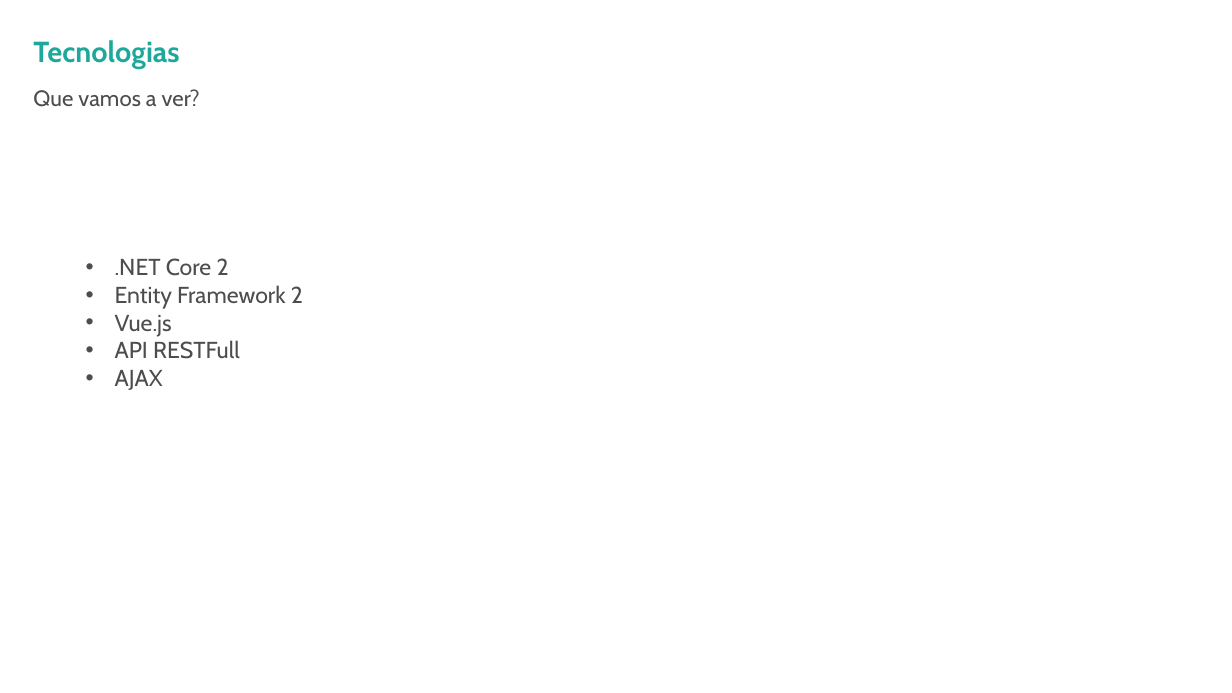
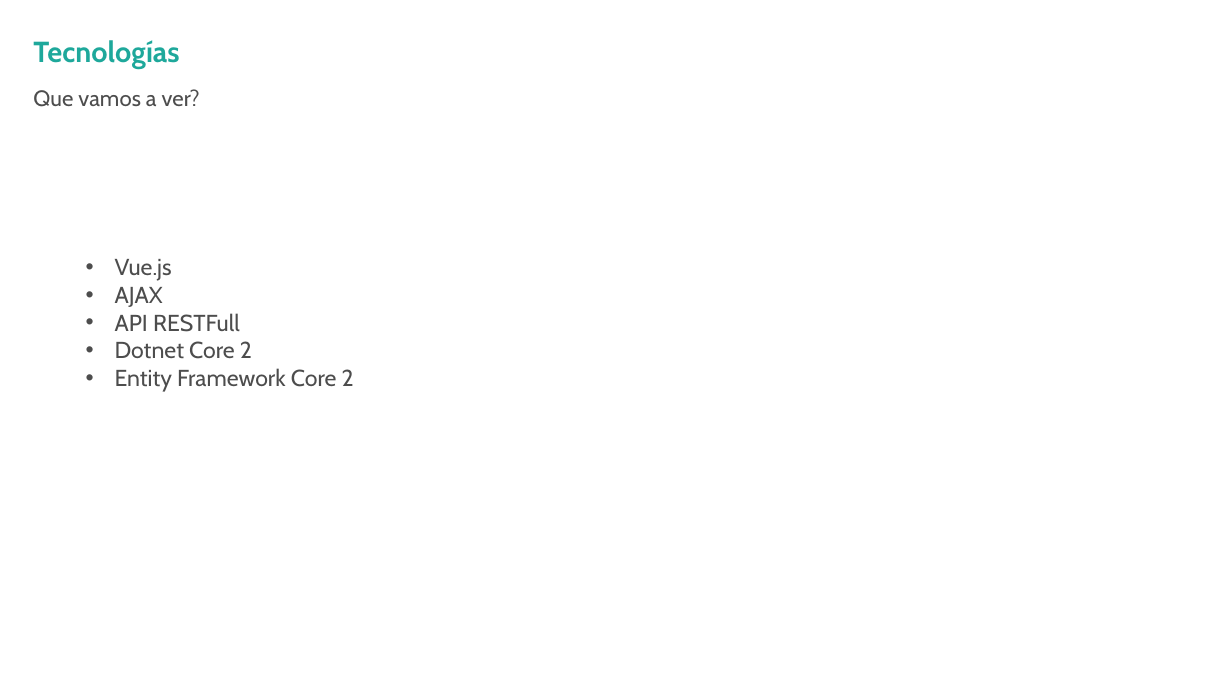
Before and after one commit to hexacta/ort-workshop-2017, a slide deck: slide 6 of Presentacion.pptx. Drawn at 1232x693 pixels with LibreOffice and Linux fonts; fonts in the diff are those of the drawing; background and template pictures are left out. Boxes give left, top, right and bottom in pixels: in the first picture for what was removed or moved away, otherwise in the second. Text is boxed around its words. In the diff, an @@ line names an element or a change of style, - is before the commit and + after.

Commit message:
ppt

```diff
--- a/Presentacion.pptx
+++ b/Presentacion.pptx
@@ title at <box>33,40,179,68</box>: text changed @@
-Tecnologias
+Tecnologías
@@ text at <box>115,258,303,309</box>: paragraphs removed @@
-• .NET Core 2
-• Entity Framework 2
@@ text at <box>115,287,163,307</box>: paragraph added @@
+• AJAX
@@ text at <box>115,341,354,392</box>: text changed @@
-• AJAX
+• Dotnet Core 2
+• Entity Framework Core 2
```
Also in this commit, not shown: 2 other slides changed, 4 slides added, 1 slide removed.
